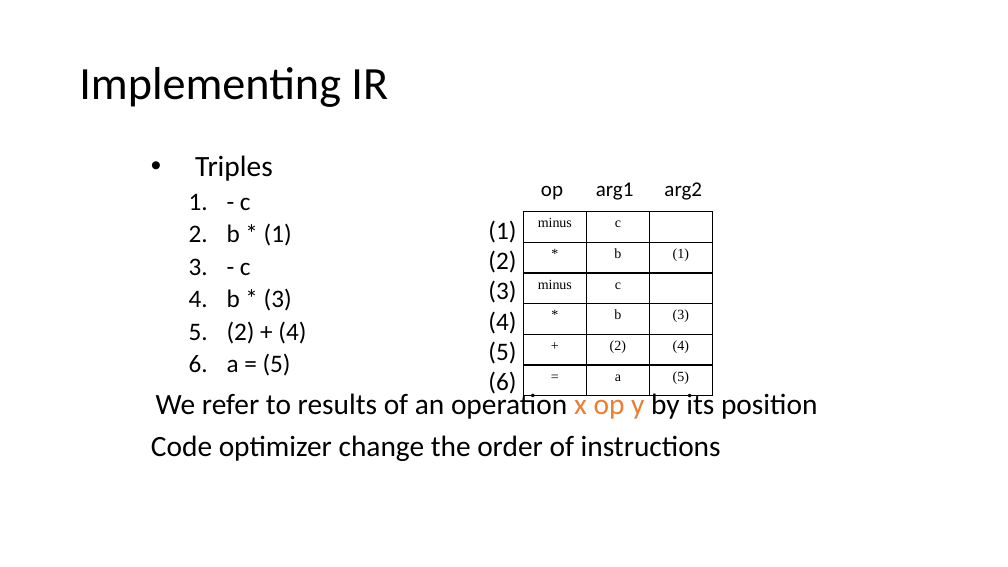
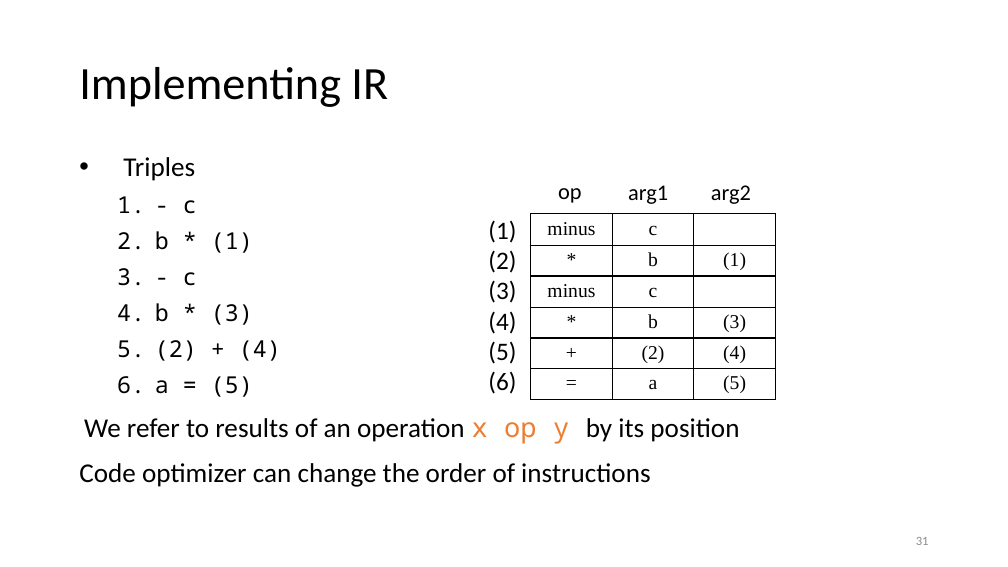
Before and after one commit to anoopsarkar/compilers-class, a slide deck: slide 31 of assets/ppt/codegen/ir.pptx (slide 26 before the commit). Drawn at 1008x567 pixels with LibreOffice and Linux fonts; fonts in the diff are those of the drawing. Boxes give left, top, right and bottom in pixels: in the first picture for what was removed or moved away, otherwise in the second. Text is boxed around its words. In the diff, an @@ line names an element or a change of style, - is before the commit and + after.

```diff
--- a/assets/ppt/codegen/ir.pptx
+++ b/assets/ppt/codegen/ir.pptx
@@ text "Triples": place and size @@
-text "Triples" at [151,155,817,461]
+text "Triples" at [79,157,739,487]
@@ text at [84,157,739,444]: size 21 to 19.4 pt in "Triples", "We refer to results of an operation ..."; size 18 to 16.6 pt in "- c", "b * (1)", "- c", "b * (3)" and 2 more places; font Calibri to Noto Sans Mono in "- c", "b * (1)", "- c", "b * (3)" and 3 more places; line spacing 0.9 to 0.8; more space between paragraphs @@
@@ text "op": place and size @@
-text "op" at [541,185,563,200]
+text "op" at [558,188,581,203]
@@ text "arg1": place and size @@
-text "arg1" at [596,182,634,200]
+text "arg1" at [628,185,668,204]
@@ size 15 to 16 pt in 3 elements at [558,188,581,203], [628,185,668,204], [711,185,751,204] @@
@@ text "arg2": place and size @@
-text "arg2" at [664,182,702,200]
+text "arg2" at [711,185,751,204]
@@ table at [530,214,775,400] @@
@@ size 10 to 14 pt @@
@@ table: place and size @@
-table at [523,212,711,395]
+table at [530,214,775,400]
@@ text at [79,463,650,487]: text changed; size 21 to 19.4 pt @@
-Code optimizer change the order of instructions
+Code optimizer can change the order of instructions
@@ page number added at [916,537,929,545], 9 pt, text #8C8C8C @@
+31
```
Also in this commit, not shown: 34 other slides changed, 7 slides added, 3 slides removed, 1 other file.
